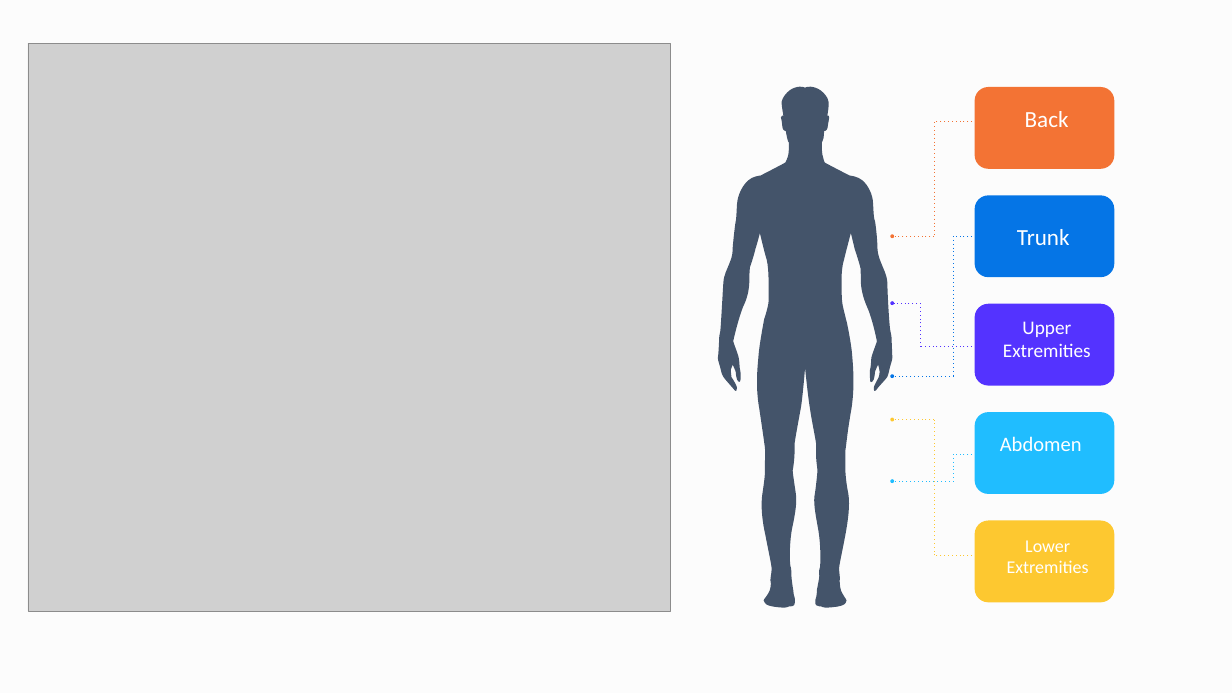
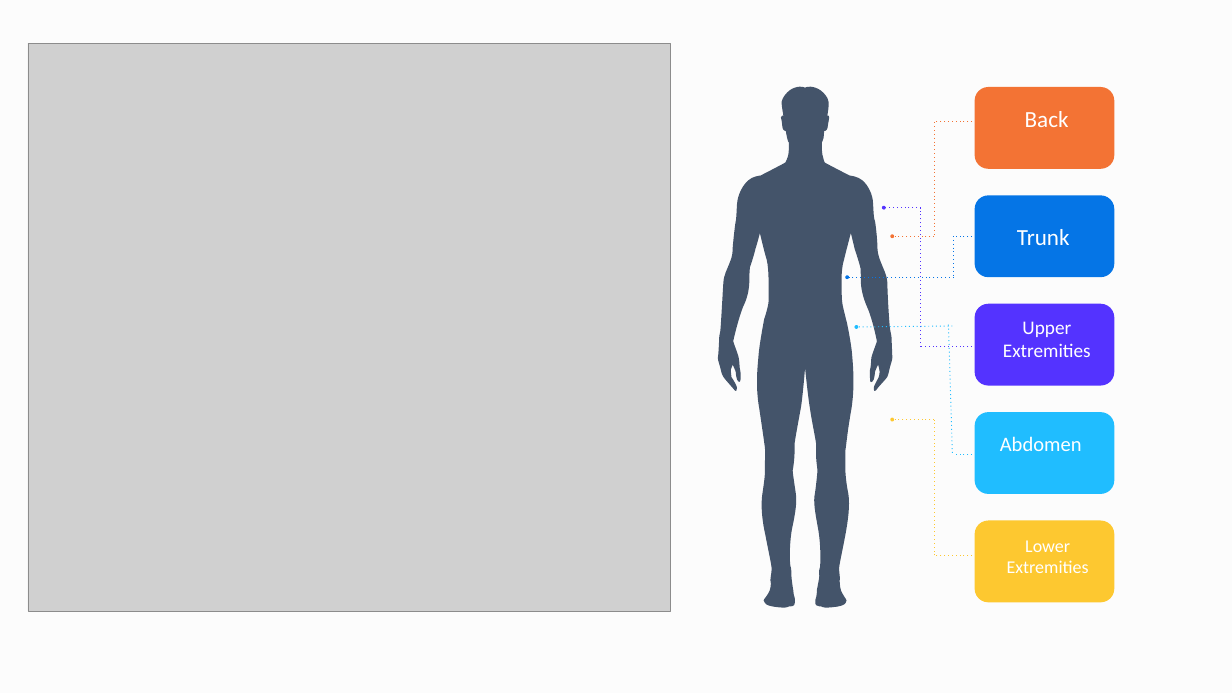
Before and after one commit to Mcusac/Project-1, a slide deck: slide 9 of Skin Cancer Final .pptx (slide 11 before the commit). Drawn at 1232x693 pixels with LibreOffice and Linux fonts; fonts in the diff are those of the drawing; grey boxes stand for pictures. Boxes give left, top, right and bottom in pixels: in the first picture for what was removed or moved away, otherwise in the second. Text is boxed around its words. In the diff, an @@ line names an element or a change of style, - is before the commit and + after.

```diff
--- a/Skin Cancer Final .pptx
+++ b/Skin Cancer Final .pptx
@@ arrow moved from (921, 303) - (892, 303) to (921, 208) - (884, 208) @@
@@ line moved from (921, 347) - (921, 303) to (921, 347) - (921, 208) @@
@@ line moved from (954, 236) - (954, 376) to (954, 236) - (954, 277) @@
@@ arrow moved from (954, 376) - (892, 376) to (954, 277) - (847, 277) @@
@@ arrow moved from (954, 481) - (892, 481) to (952, 326) - (856, 327) @@
@@ line moved from (954, 454) - (954, 481) to (949, 325) - (952, 454) @@
```
Also in this commit, not shown: 2 other slides changed, 2 slides added, 3 slides removed.
